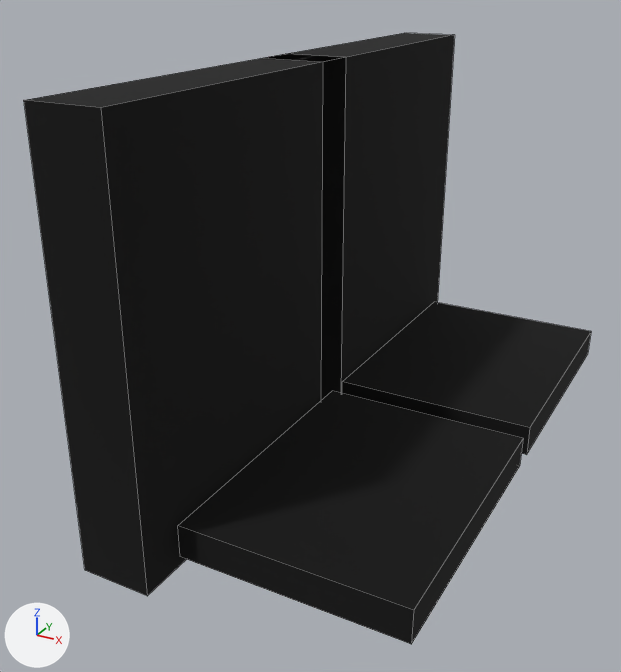
A saved change to the OBJ model src/main/resources/assets/myvillage/models/equipment/forging/bench_boots_4.obj.
Before and after are seen from a camera (50 mm lens) standing at (0.7, -0.98, 0.306) and looking at (0.459, -0.542, 0.087). The lights are fixed; the arrows at lower left show +X, +Y and +Z. The picture after the commit comes second. Mesh edges are drawn as thin lines. Where no turn or scale is listed for an object, it has been applied to the vertices. Vertices at exactly the same position are counted once.

Before the edit, the objects in view are built like this:
```python
me_bench_boots_4 = bpy.data.meshes.new('bench_boots_4')
me_bench_boots_4.from_pydata(...)  # a box spanning x 0.457..0.591, y -0.684..-0.508, z 0.012..0.032; a box spanning x 0.409..0.452, y -0.707..-0.485, z 0.0..0.25; a box spanning x 0.457..0.591, y -0.492..-0.316, z 0.012..0.032; a box spanning x 0.409..0.452, y -0.515..-0.293, z 0.0..0.25
me_bench_boots_4.materials.append(mat_m0)  # picture img_xuantie_armor
ob_bench_boots_4 = bpy.data.objects.new('bench_boots_4', me_bench_boots_4)
ob_bench_boots_4.location = (0.0, 0.0, 0.0)
```
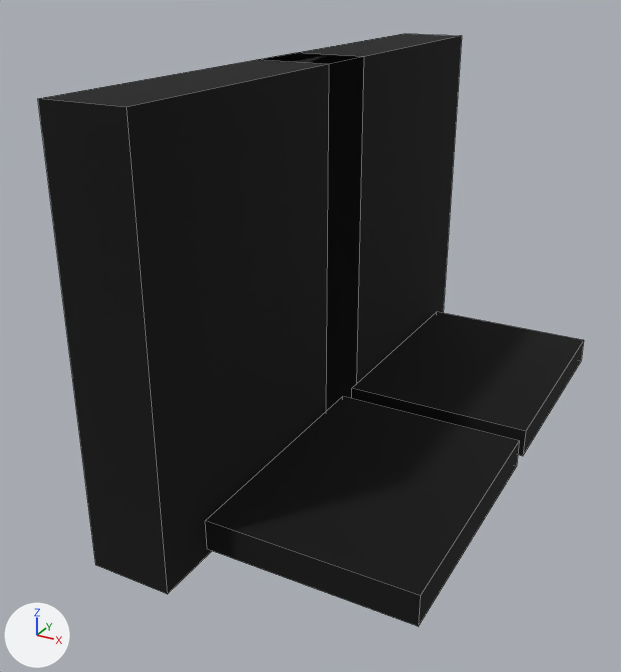
What changed in the scene script:
```text
Change me_bench_boots_4:
    used by ob_bench_boots_4; location = (0.0, 0.0, 0.0)
    remove me_bench_boots_4.from_pydata(...)  # 32 vertices, 24 faces; spans x 0.409..0.591, y -0.707..-0.293, z 0.0..0.25
    add me_bench_boots_4.from_pydata(...)  # 32 vertices, 24 faces; spans x 0.411..0.589, y -0.701..-0.299, z 0.0..0.25
    me_bench_boots_4 part 1: the loose piece of 8 vertices spanning x 0.457..0.591, y -0.684..-0.508, z 0.012..0.032 is scaled about its middle by 0.925, then moved by (0.003, 0.007, -0.002)
    me_bench_boots_4 part 2: the loose piece of 8 vertices spanning x 0.409..0.452, y -0.707..-0.485, z 0.0..0.25 is scaled about its middle by (1.14, 1.01, 1), then moved by (0.005, 0.007, 0.0)
    me_bench_boots_4 part 3: the loose piece of 8 vertices spanning x 0.457..0.591, y -0.492..-0.316, z 0.012..0.032 is scaled about its middle by 0.925, then moved by (0.003, -0.007, -0.002)
    me_bench_boots_4 part 4: the loose piece of 8 vertices spanning x 0.409..0.452, y -0.515..-0.293, z 0.0..0.25 is scaled about its middle by (1.14, 1.01, 1), then moved by (0.005, -0.007, 0.0)
```

Changed parts and their boxes (x1, y1, x2, y2) in the pictures (621 x 672 px; the box of a moved part takes in the faces that stretch with it):
'bench_boots_4', reshaped: before (24, 33, 591, 644); after (38, 34, 584, 626)
part 1 of me_bench_boots_4, moved or reshaped: before (178, 391, 523, 644); after (205, 397, 519, 626)
part 2 of me_bench_boots_4, moved or reshaped: before (24, 54, 346, 596); after (38, 53, 364, 594)
part 3 of me_bench_boots_4, moved or reshaped: before (342, 302, 591, 455); after (352, 312, 584, 456)
part 4 of me_bench_boots_4, moved or reshaped: before (262, 33, 455, 400); after (258, 34, 462, 411)
